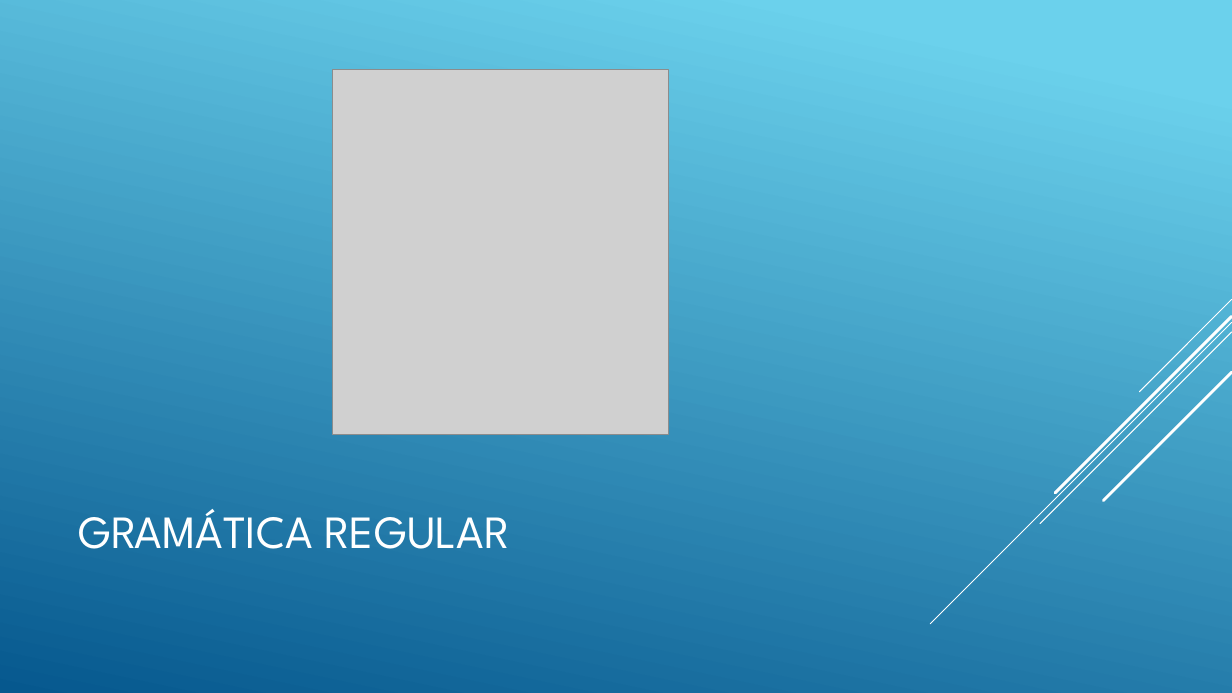
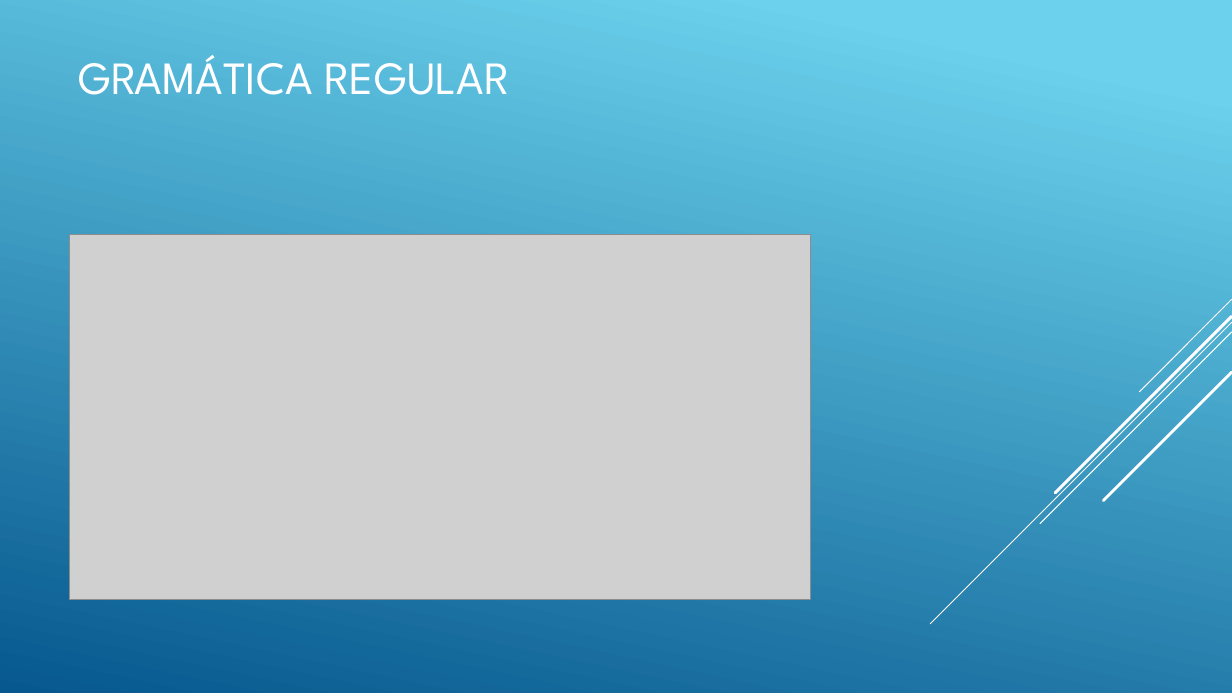
Before and after one commit to tomita-tomita/BuscaPadraoWeb, a slide deck: slide 3 of Arquivos/Apresentação.pptx. Drawn at 1232x693 pixels with LibreOffice and Linux fonts; fonts in the diff are those of the drawing; grey boxes stand for pictures. Boxes give left, top, right and bottom in pixels: in the first picture for what was removed or moved away, otherwise in the second. Text is boxed around its words. In the diff, an @@ line names an element or a change of style, - is before the commit and + after.

```diff
--- a/Arquivos/Apresentação.pptx
+++ b/Arquivos/Apresentação.pptx
@@ title "GRAMÁTICA REGULAR": place and size @@
-title "GRAMÁTICA REGULAR" at bbox=[78, 509, 510, 549]
+title "GRAMÁTICA REGULAR" at bbox=[78, 55, 510, 95]
@@ picture removed at bbox=[333, 69, 668, 434] @@
@@ picture added at bbox=[69, 234, 811, 599] @@
```
Also in this commit, not shown: 3 other slides changed, 4 other files.
